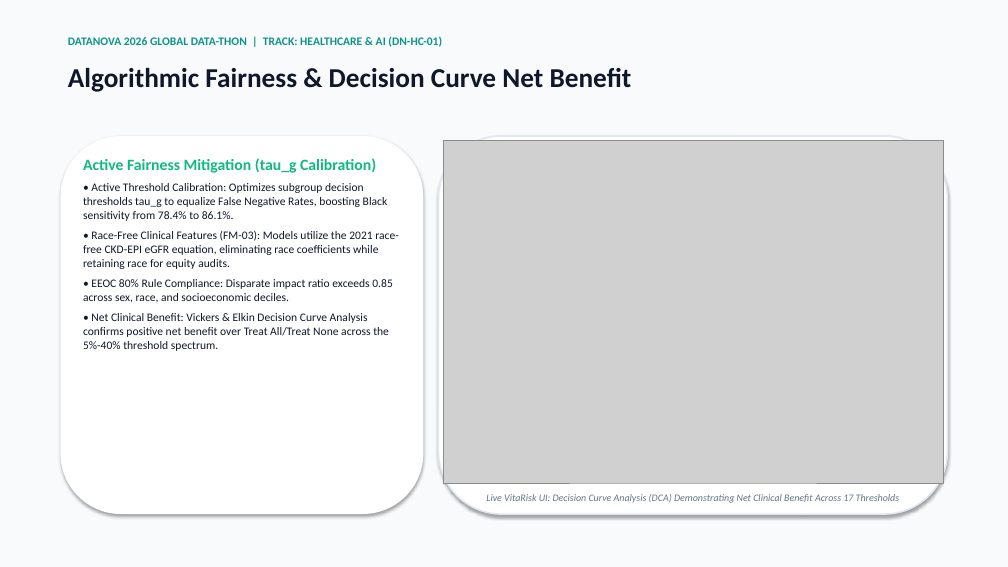
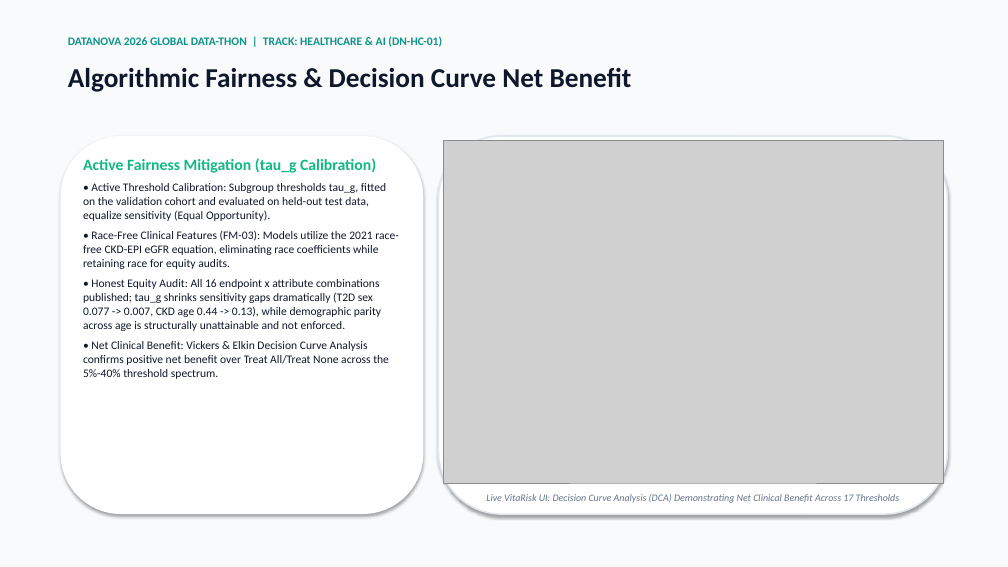
Before and after one commit to armageden/vitarisk-cds, a slide deck: slide 7 of presentation/VitaRisk_CDS_DataNova2026_Presentation.pptx. Drawn at 1008x567 pixels with LibreOffice and Linux fonts; fonts in the diff are those of the drawing; grey boxes stand for pictures. Boxes give left, top, right and bottom in pixels: in the first picture for what was removed or moved away, otherwise in the second. Text is boxed around its words. In the diff, an @@ line names an element or a change of style, - is before the commit and + after.

```diff
--- a/presentation/VitaRisk_CDS_DataNova2026_Presentation.pptx
+++ b/presentation/VitaRisk_CDS_DataNova2026_Presentation.pptx
@@ text at (83, 183, 386, 221): text changed @@
-• Active Threshold Calibration: Optimizes subgroup decision thresholds tau_g to equalize False Negative Rates, boosting Black sensitivity from 78.4% to 86.1%.
+• Active Threshold Calibration: Subgroup thresholds tau_g, fitted on the validation cohort and evaluated on held-out test data, equalize sensitivity (Equal Opportunity).
@@ text at (83, 279, 381, 331): text changed @@
-• EEOC 80% Rule Compliance: Disparate impact ratio exceeds 0.85 across sex, race, and socioeconomic deciles.
+• Honest Equity Audit: All 16 endpoint x attribute combinations published; tau_g shrinks sensitivity gaps dramatically (T2D sex 0.077 -> 0.007, CKD age 0.44 -> 0.13), while demographic parity across age is structurally unattainable and not enforced.
```
Also in this commit, not shown: 3 other slides changed, 37 other files.
